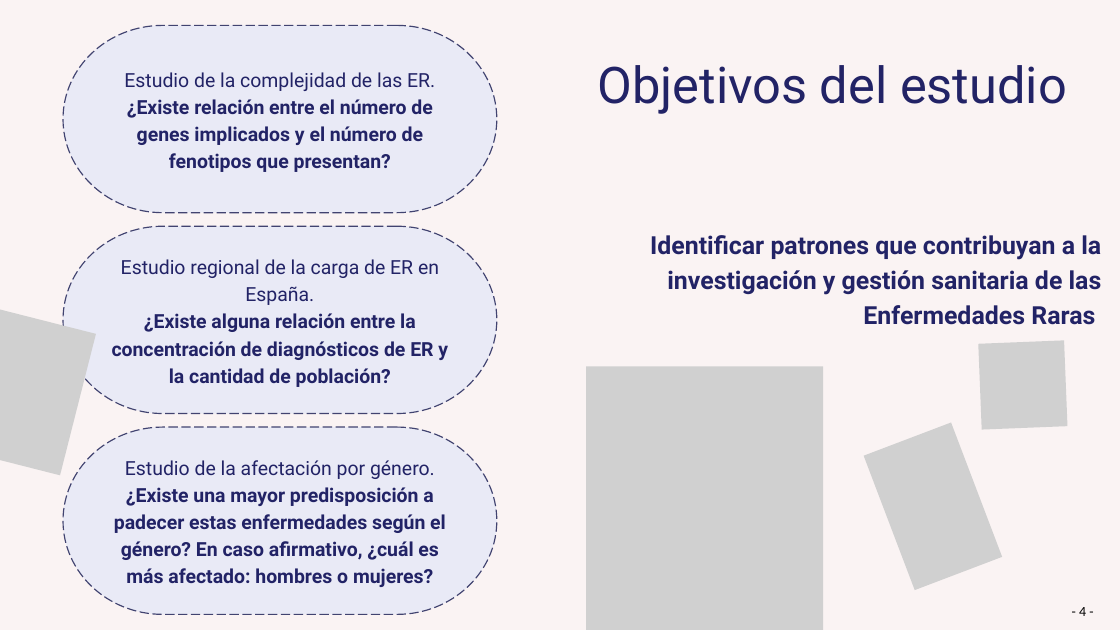
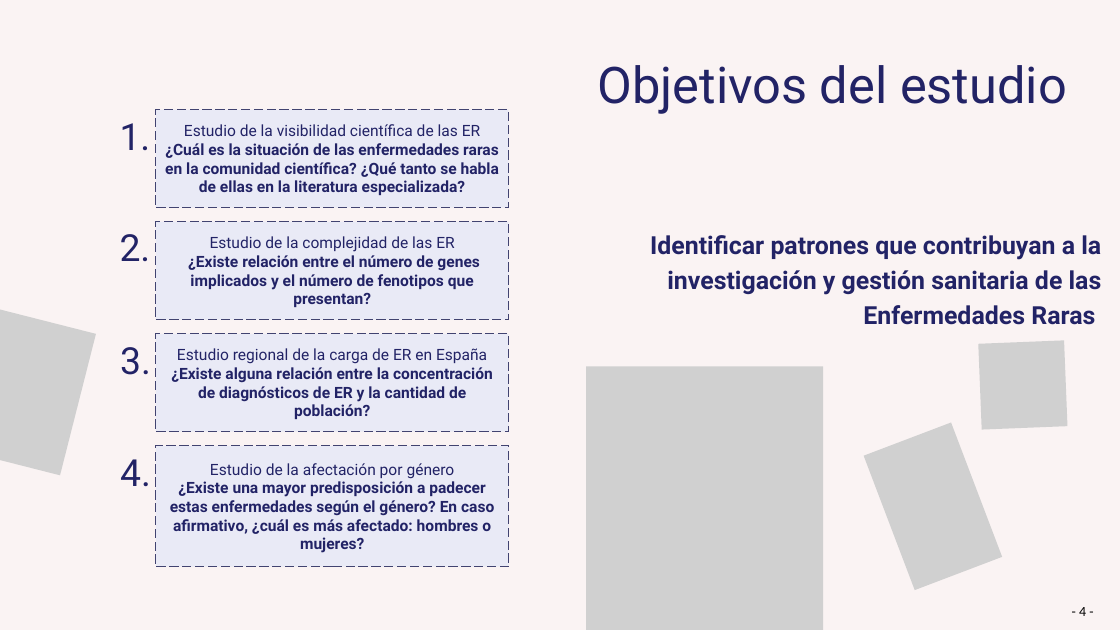
Before and after one commit to Muriburu/ITAcademy, a slide deck: slide 5 of Sprint 10 - Pràctica final/Presentación - Enfermedades raras.pptx (slide 4 before the commit). Drawn at 1120x630 pixels with LibreOffice and Linux fonts; fonts in the diff are those of the drawing; grey boxes stand for pictures. Boxes give left, top, right and bottom in pixels: in the first picture for what was removed or moved away, otherwise in the second. Text is boxed around its words. In the diff, an @@ line names an element or a change of style, - is before the commit and + after.

```diff
--- a/Sprint 10 - Pràctica final/Presentación - Enfermedades raras.pptx
+++ b/Sprint 10 - Pràctica final/Presentación - Enfermedades raras.pptx
@@ freeform shape removed at [63,25,497,212] @@
@@ freeform shape removed at [63,226,497,413] @@
@@ vertical alignment top to middle; fill none to #E9EAF6; outline none to #414370 1.5 pt dashed in 3 elements at [156,446,508,567], [156,334,508,432], [156,222,508,320] @@
@@ rectangle "Estudio de la complejidad de ...": place and size @@
-rectangle "Estudio de la complejidad de ..." at [124,72,435,172]
+rectangle "Estudio de la complejidad de ..." at [156,222,508,320]
@@ text in rectangle at [188,236,479,307]: text changed; size 25 to 20 pt @@
-Estudio de la complejidad de las ER. ¿Existe relación entre el número de genes implicados y el número de fenotipos que presentan?
+Estudio de la complejidad de las ER
+¿Existe relación entre el número de genes implicados y el número de fenotipos que presentan?
@@ rectangle "Estudio regional de la carga ...": place and size @@
-rectangle "Estudio regional de la carga ..." at [112,259,448,387]
+rectangle "Estudio regional de la carga ..." at [156,334,508,432]
@@ text in rectangle at [177,348,487,363]: text changed; size 25 to 20 pt @@
-Estudio regional de la carga de ER en España.
+Estudio regional de la carga de ER en España
@@ text in rectangle at [171,367,493,419]: size 25 to 20 pt in "¿Existe alguna relación entre la concentración de ..."; line spacing 35pt to 1 @@
@@ freeform shape removed at [63,427,497,614] @@
@@ rectangle "Estudio de la afectación por ...": place and size @@
-rectangle "Estudio de la afectación por ..." at [114,460,446,587]
+rectangle "Estudio de la afectación por ..." at [156,446,508,567]
@@ group added at [120,110,508,486]: 4 texts, 1 rectangle @@
+Estudio de la visibilidad científica de las ER
+¿Cuál es la situación de las enfermedades raras en la comunidad científica? ¿Qué tanto se habla de ellas en la literatura especializada?
+1.
+2.
+3.
+4.
@@ text in rectangle at [210,463,455,479]: text changed; size 25 to 20 pt @@
-Estudio de la afectación por género.
+Estudio de la afectación por género
@@ text in rectangle at [170,481,494,553]: size 25 to 20 pt in "¿Existe una mayor predisposición a padecer estas ..."; line spacing 35pt to 1 @@
```
Also in this commit, not shown: 1 other slide changed, 1 slide added, 4 other files.
